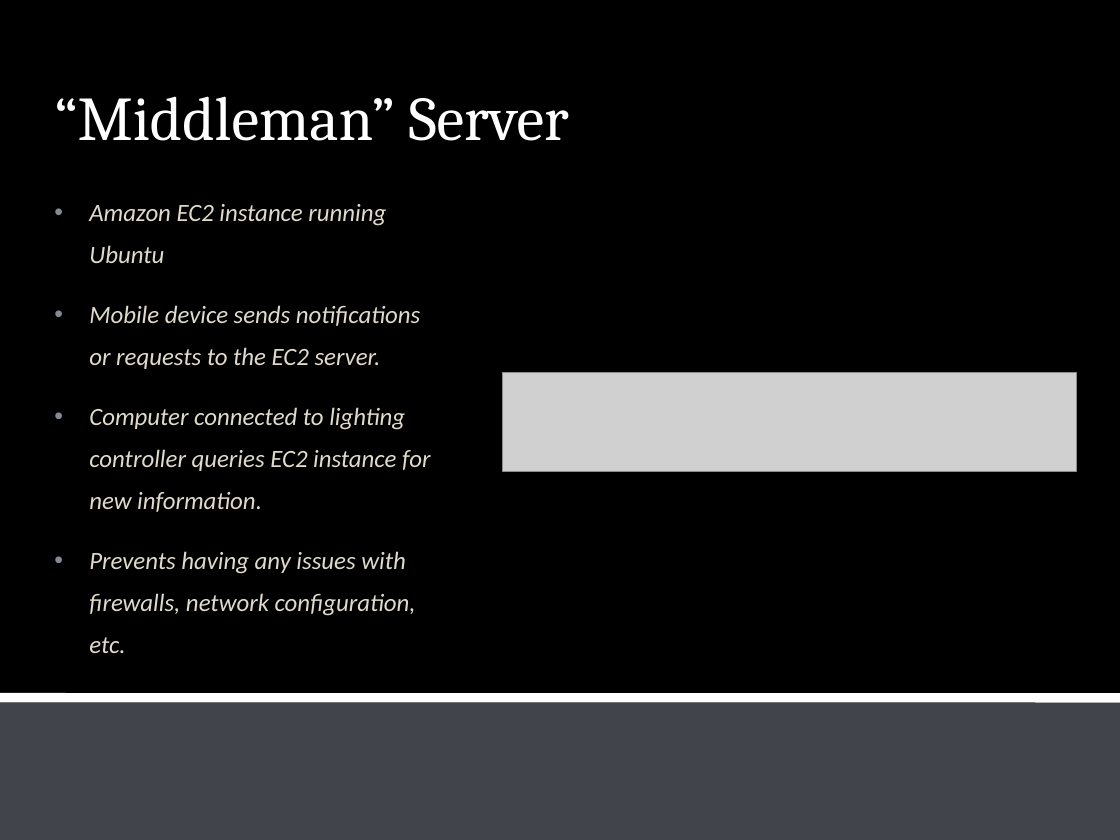
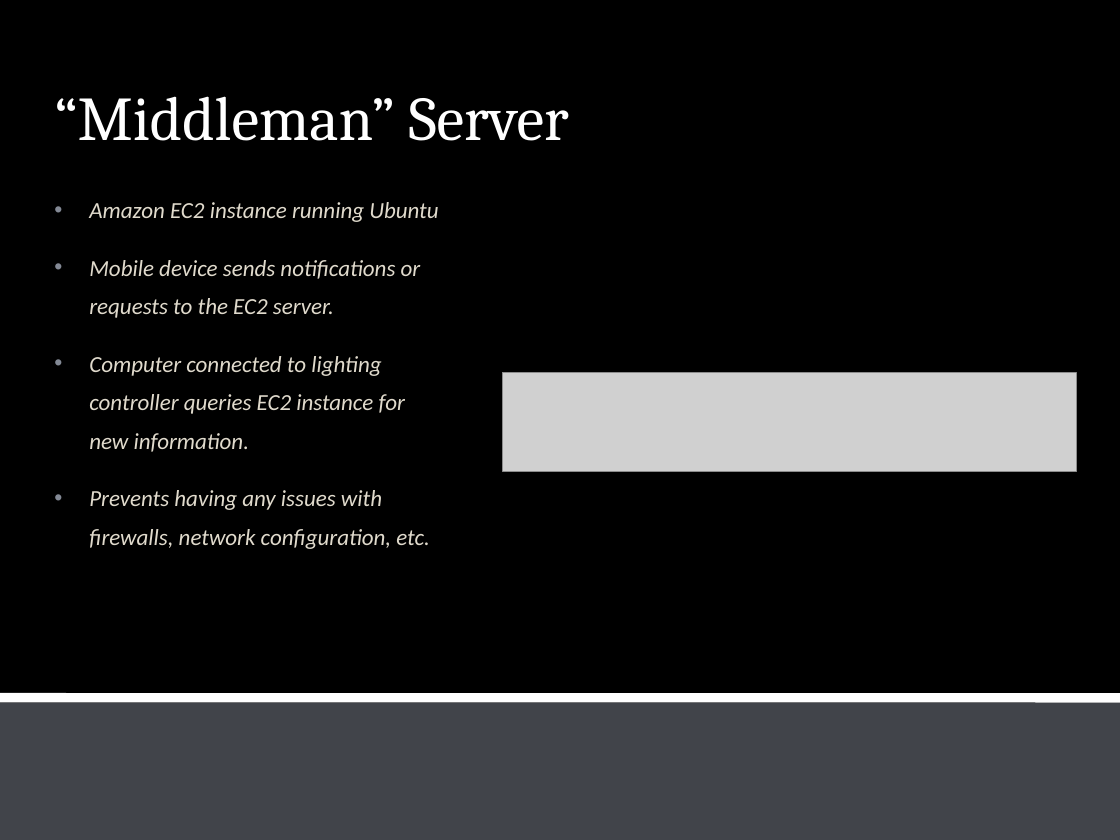
Before and after one commit to SDSMT-CSC/XMASLA, a slide deck: slide 5 of documents/Presentation 3.pptx. Drawn at 1120x840 pixels with LibreOffice and Linux fonts; fonts in the diff are those of the drawing; grey boxes stand for pictures; background and template pictures are left out. Boxes give left, top, right and bottom in pixels: in the first picture for what was removed or moved away, otherwise in the second. Text is boxed around its words. In the diff, an @@ line names an element or a change of style, - is before the commit and + after.

Commit message:
updated presentation 3

```diff
--- a/documents/Presentation 3.pptx
+++ b/documents/Presentation 3.pptx
@@ text "Amazon EC2 instance running Ubuntu" at box(89, 202, 438, 549): size 16 to 14.8 pt @@
```
Also in this commit, not shown: 2 other slides changed, 1 other file.
